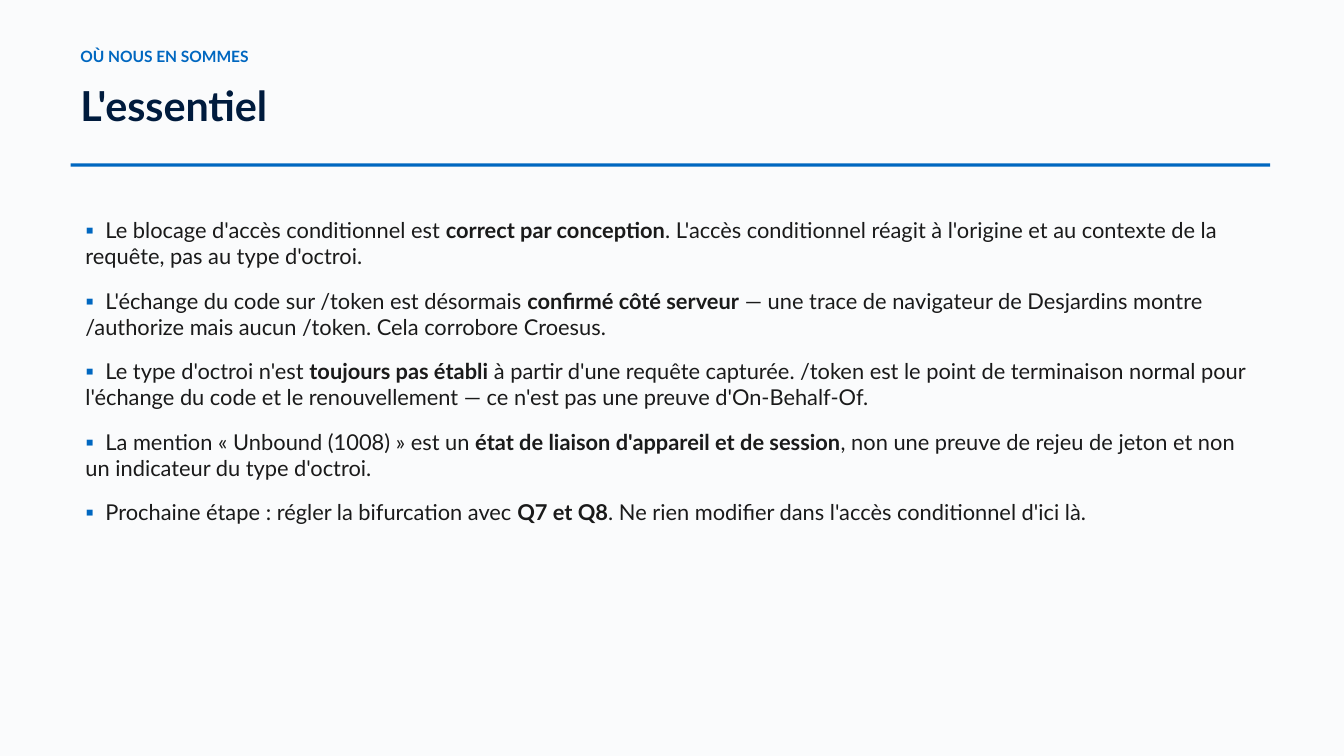
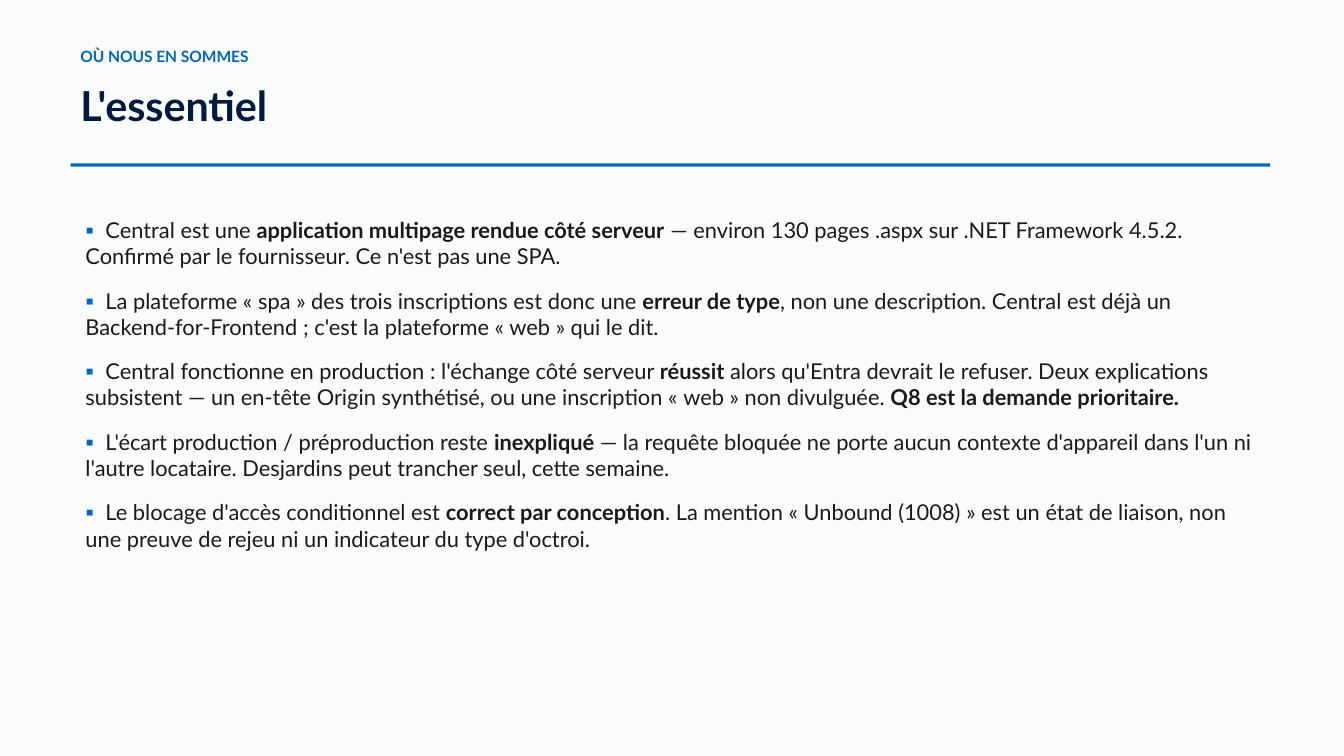
Before and after one commit to devopsabcs-engineering/croesus, a slide deck: slide 3 of docs/deck/croesus-session-deck-fr.pptx. Drawn at 1344x756 pixels with LibreOffice and Linux fonts; fonts in the diff are those of the drawing. Boxes give left, top, right and bottom in pixels: in the first picture for what was removed or moved away, otherwise in the second. Text is boxed around its words. In the diff, an @@ line names an element or a change of style, - is before the commit and + after.

Commit message:
Update evidence narrative and registration shape panel with findings from Croesus session
- Revised the evidence narrative to reflect the updated date and key findings from the three-way session with Croesus, emphasizing the type mismatch in application registration.
- Enhanced the RegistrationShapePanel component to clarify the distinction between `spa` and `web` platform registrations, including new findings and implications for GPD Central.
- Added a new document detailing the findings from the three-way session, outlining the current state, open questions, and potential routes for resolution.

```diff
--- a/docs/deck/croesus-session-deck-fr.pptx
+++ b/docs/deck/croesus-session-deck-fr.pptx
@@ text at (x1=85, y1=221, x2=1251, y2=551): text changed @@
-▪ Le blocage d'accès conditionnel est correct par conception. L'accès conditionnel réagit à l'origine et au contexte de la requête, pas au type d'octroi.
-▪ L'échange du code sur /token est désormais confirmé côté serveur — une trace de navigateur de Desjardins montre /authorize mais aucun /token. Cela corrobore Croesus.
-▪ Le type d'octroi n'est toujours pas établi à partir d'une requête capturée. /token est le point de terminaison normal pour l'échange du code et le renouvellement — ce n'est pas une preuve d'On-Behalf-Of.
-▪ La mention « Unbound (1008) » est un état de liaison d'appareil et de session, non une preuve de rejeu de jeton et non un indicateur du type d'octroi.
-▪ Prochaine étape : régler la bifurcation avec Q7 et Q8. Ne rien modifier dans l'accès conditionnel d'ici là.
+▪ Central est une application multipage rendue côté serveur — environ 130 pages .aspx sur .NET Framework 4.5.2. Confirmé par le fournisseur. Ce n'est pas une SPA.
+▪ La plateforme « spa » des trois inscriptions est donc une erreur de type, non une description. Central est déjà un Backend-for-Frontend ; c'est la plateforme « web » qui le dit.
+▪ Central fonctionne en production : l'échange côté serveur réussit alors qu'Entra devrait le refuser. Deux explications subsistent — un en-tête Origin synthétisé, ou une inscription « web » non divulguée. Q8 est la demande prioritaire.
+▪ L'écart production / préproduction reste inexpliqué — la requête bloquée ne porte aucun contexte d'appareil dans l'un ni l'autre locataire. Desjardins peut trancher seul, cette semaine.
+▪ Le blocage d'accès conditionnel est correct par conception. La mention « Unbound (1008) » est un état de liaison, non une preuve de rejeu ni un indicateur du type d'octroi.
```
Also in this commit, not shown: 10 other slides changed, 8 other files.
